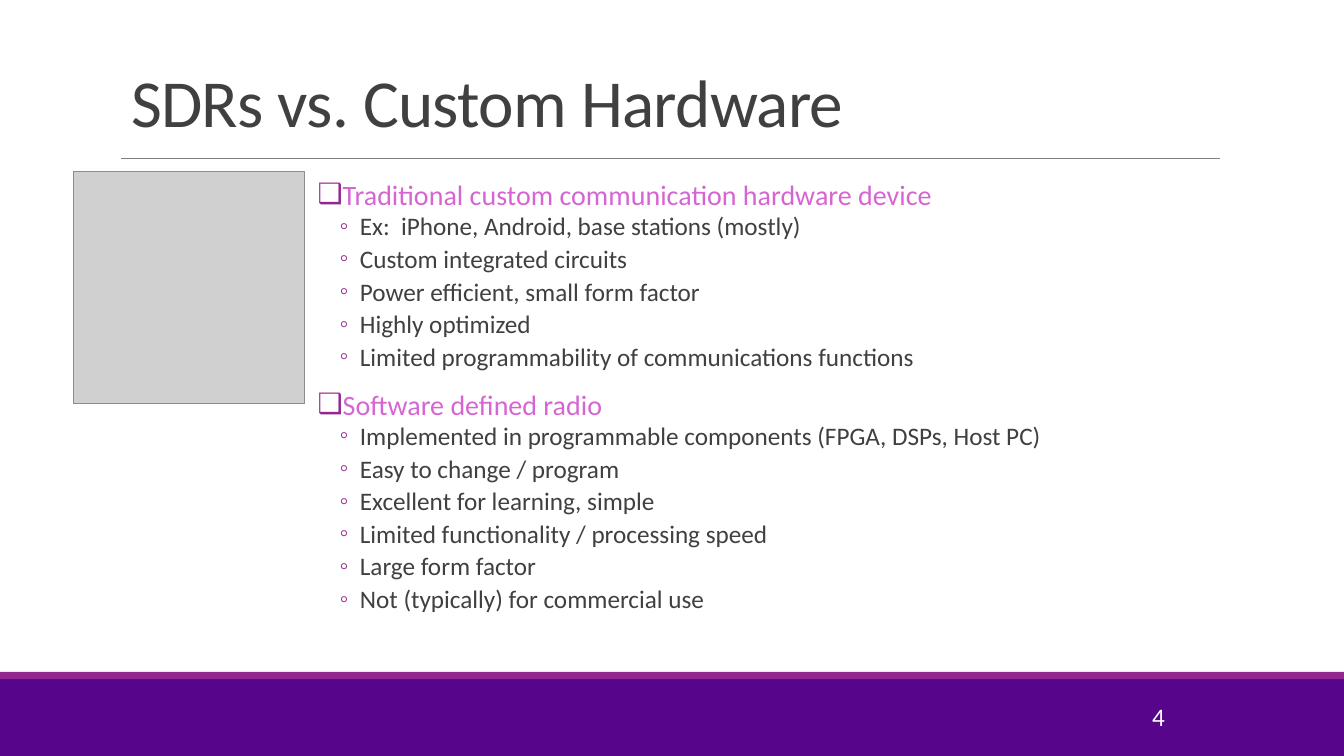
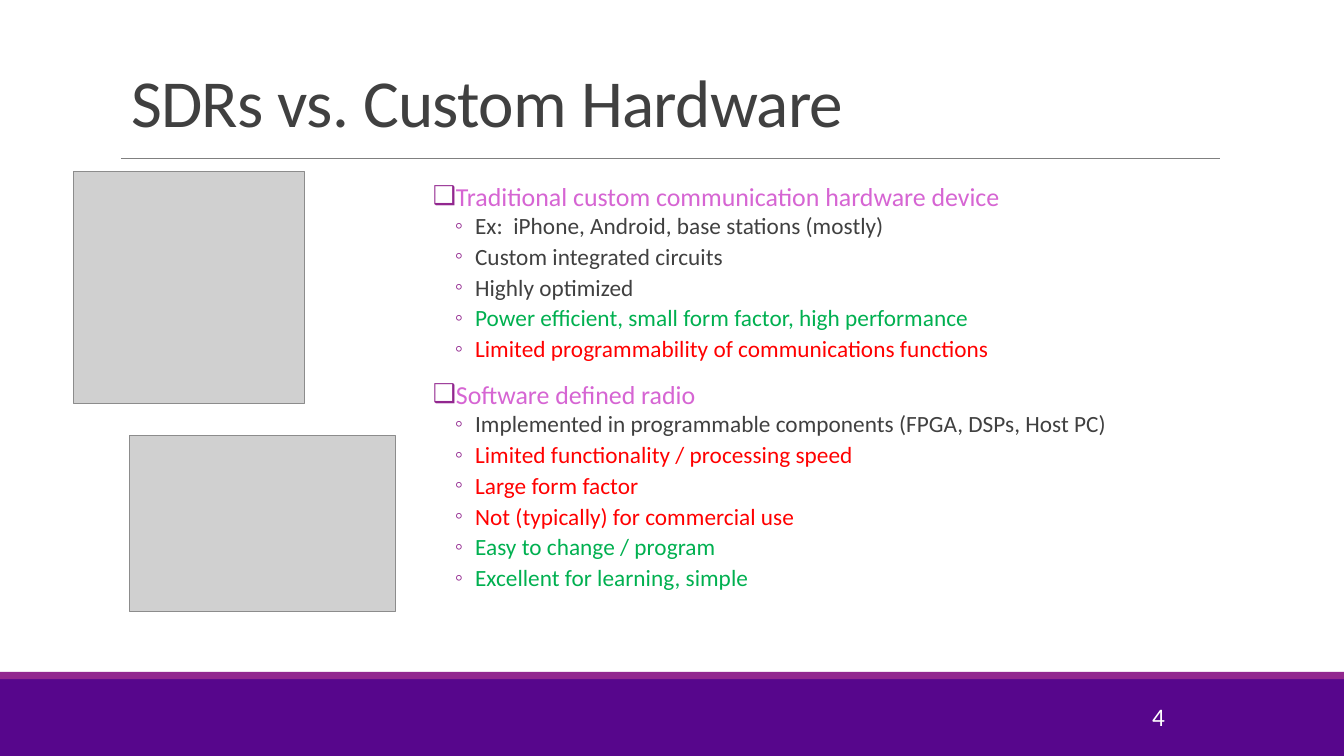
Before and after one commit to sdrangan/sdrlab, a slide deck: slide 4 of lab01_intro/intro.pptx. Drawn at 1344x756 pixels with LibreOffice and Linux fonts; fonts in the diff are those of the drawing; grey boxes stand for pictures; background and template pictures are left out. Boxes give left, top, right and bottom in pixels: in the first picture for what was removed or moved away, otherwise in the second. Text is boxed around its words. In the diff, an @@ line names an element or a change of style, - is before the commit and + after.

```diff
--- a/lab01_intro/intro.pptx
+++ b/lab01_intro/intro.pptx
@@ text "Traditional custom communication hardware device": place and size @@
-text "Traditional custom communication hardware device" at box(343, 185, 1040, 612)
+text "Traditional custom communication hardware device" at box(456, 188, 1106, 590)
@@ text at box(456, 188, 1106, 529): size 20 to 18.5 pt in "Traditional custom communication hardware device", "Software defined radio"; size 18 to 16.6 pt in "Ex: iPhone, Android, base stations (mostly)", "Custom integrated circuits", "Highly optimized", "Limited programmability of communications functions" and 4 more places; text colour #404040 to #FF0000 in "Limited programmability of communications functions", "Limited functionality / processing speed", "Large form factor", "Not (typically) for commercial use" @@
@@ text at box(360, 283, 700, 304): paragraph removed @@
-  ◦ Power efficient, small form factor
@@ text at box(475, 310, 968, 330): paragraph added @@
+  ◦ Power efficient, small form factor, high performance
@@ picture added at box(130, 436, 396, 612) @@
@@ text at box(360, 460, 654, 515): paragraphs removed @@
-  ◦ Easy to change / program
-  ◦ Excellent for learning, simple
@@ text at box(475, 539, 748, 590): paragraphs added @@
+  ◦ Easy to change / program
+  ◦ Excellent for learning, simple
```
Also in this commit, not shown: 1 other slide changed, 4 other files.
